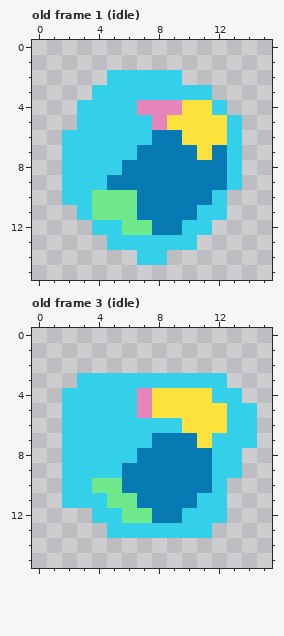
Two versions of one pixel-art file, aseprite/waterdrop.aseprite. Above, as it was before the edit.
16x16 pixels, 4 frames. Shown: old frame 1 (idle), old frame 3 (idle). The commit also changed other frames, which this record leaves out.
Once edited:
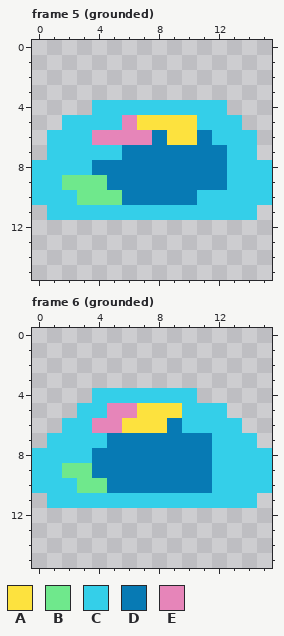
Palette (. is transparent): A #fde23e  B #6fe88c  C #34cfe9  D #077ab4  E #e685b9
A new or re-ordered frame is compared with the old frame closest to it.
Change:
frames 4 -> 8
Changed rows in their new state; - is an unchanged pixel.
Frame 5 (grounded) is new; against old frame 1 (idle):
first column x 0:
 2 -----.....------
 3 ----........----
 4 ---.---CCCCC----
 5 --C---EAA--CC---
 6 -C--EEEE-A-DC-C-
 7 -C----D----D--C-
 8 CC--DD--------CC
 9 CCBBB---------CC
10 CC-B--D----C-CCC
11 -CC-CCCCCCC--CC-
12 ----........----
13 -----......-----
14 -------..-------
Frame 6 (grounded) is new; against old frame 3 (idle):
first column x 0:
 3 ---..........---
 4 --..---CCCC...--
 5 --.--EEA--CCC..-
 6 ----EEAAADCCC-.-
 7 -C---DDD---D----
 8 CC--DDD-------CC
 9 CCBBDD--------CC
10 CC-B-D-------CCC
11 -C---CCCCCC--CC-
12 ----.........---
13 -----.......----
Pixel boxes of the changes (left, top, right, bottom) in both pictures:
changed: (32, 70, 272, 265)
changed: (32, 373, 272, 538)
